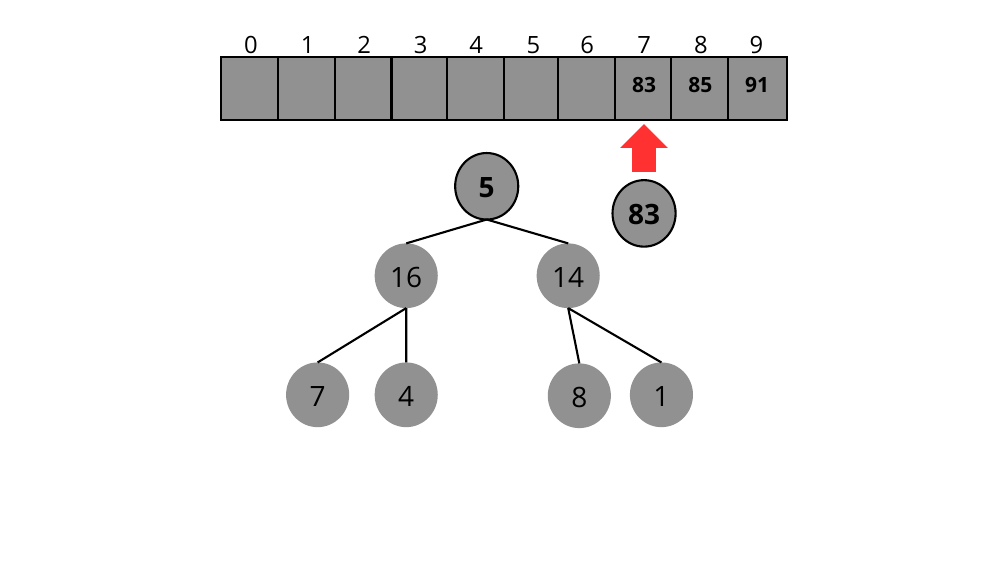
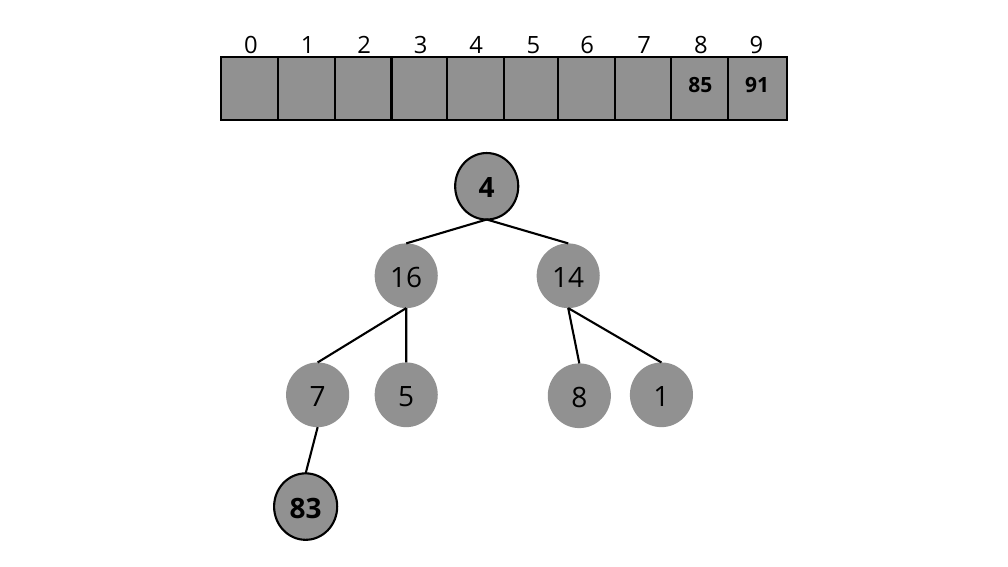
Before and after one commit to unibrasil-programacao-computadores/tp-heapsort, a slide deck: slide 39 of Heap_Sort.pptx (slide 40 before the commit). Drawn at 1008x567 pixels with LibreOffice and Linux fonts; fonts in the diff are those of the drawing. Boxes give left, top, right and bottom in pixels: in the first picture for what was removed or moved away, otherwise in the second. Text is boxed around its words. In the diff, an @@ line names an element or a change of style, - is before the commit and + after.

```diff
--- a/Heap_Sort.pptx
+++ b/Heap_Sort.pptx
@@ freeform shape removed at (620,124,668,172) @@
@@ text "4": place and size @@
-text "4" at (398,386,414,406)
+text "4" at (479,177,495,197)
@@ text "4" at (479,177,495,197): bold on @@
@@ text removed at (628,204,660,224) @@
-83
@@ text "5": place and size @@
-text "5" at (479,177,495,197)
+text "5" at (398,386,414,406)
@@ text "5" at (398,386,414,406): bold off @@
@@ line added from (306, 473) to (318, 427), #000000 3 pt @@
@@ freeform shape: place and size @@
-freeform shape at (612,180,675,246)
+freeform shape at (274,473,337,540)
@@ text "83": place and size @@
-text "83" at (632,77,656,92)
+text "83" at (290,498,322,518)
@@ text "83" at (290,498,322,518): size 30 to 40 pt; line spacing 42pt to 56pt @@
```
Also in this commit, not shown: 45 other slides changed, 3 slides removed.
